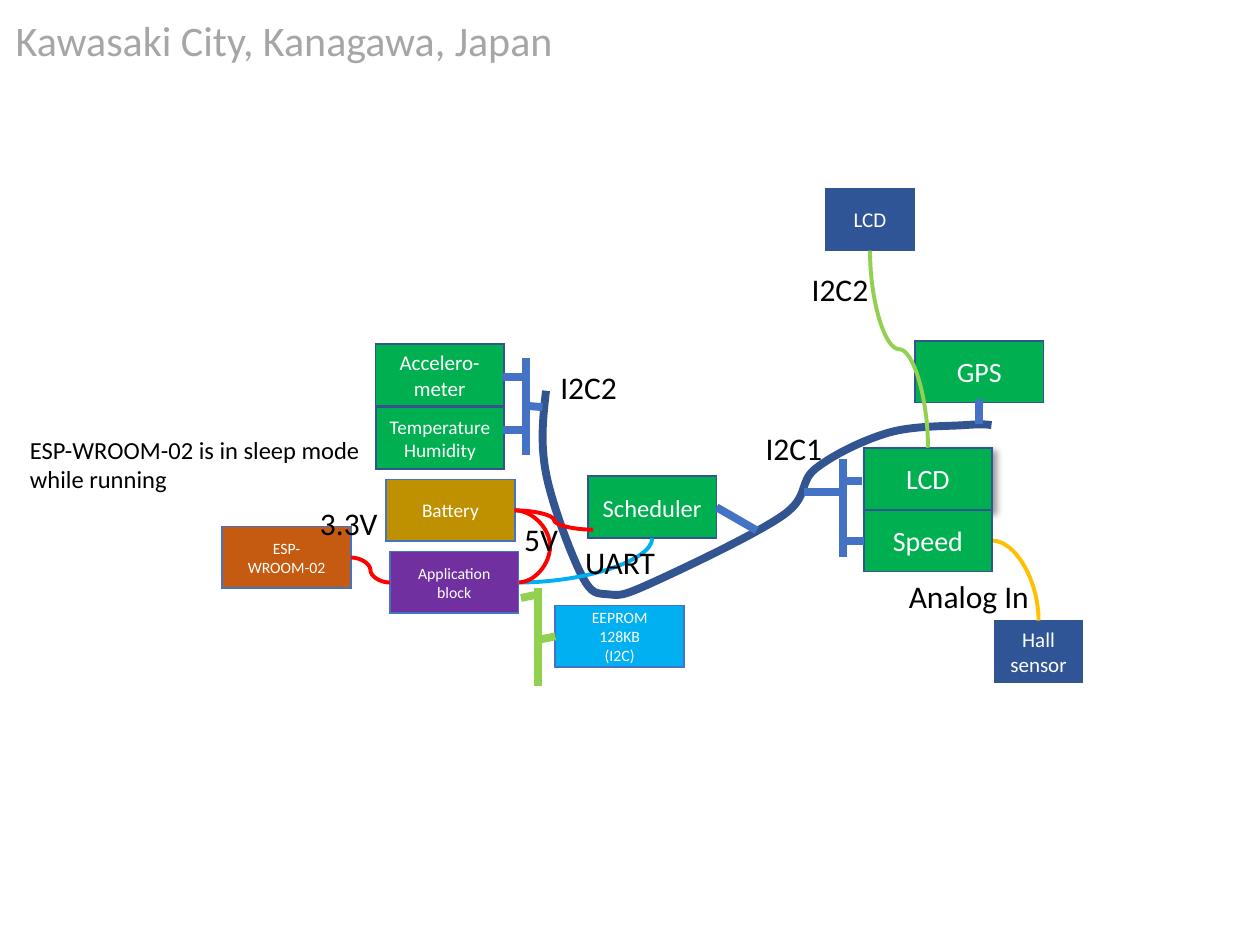
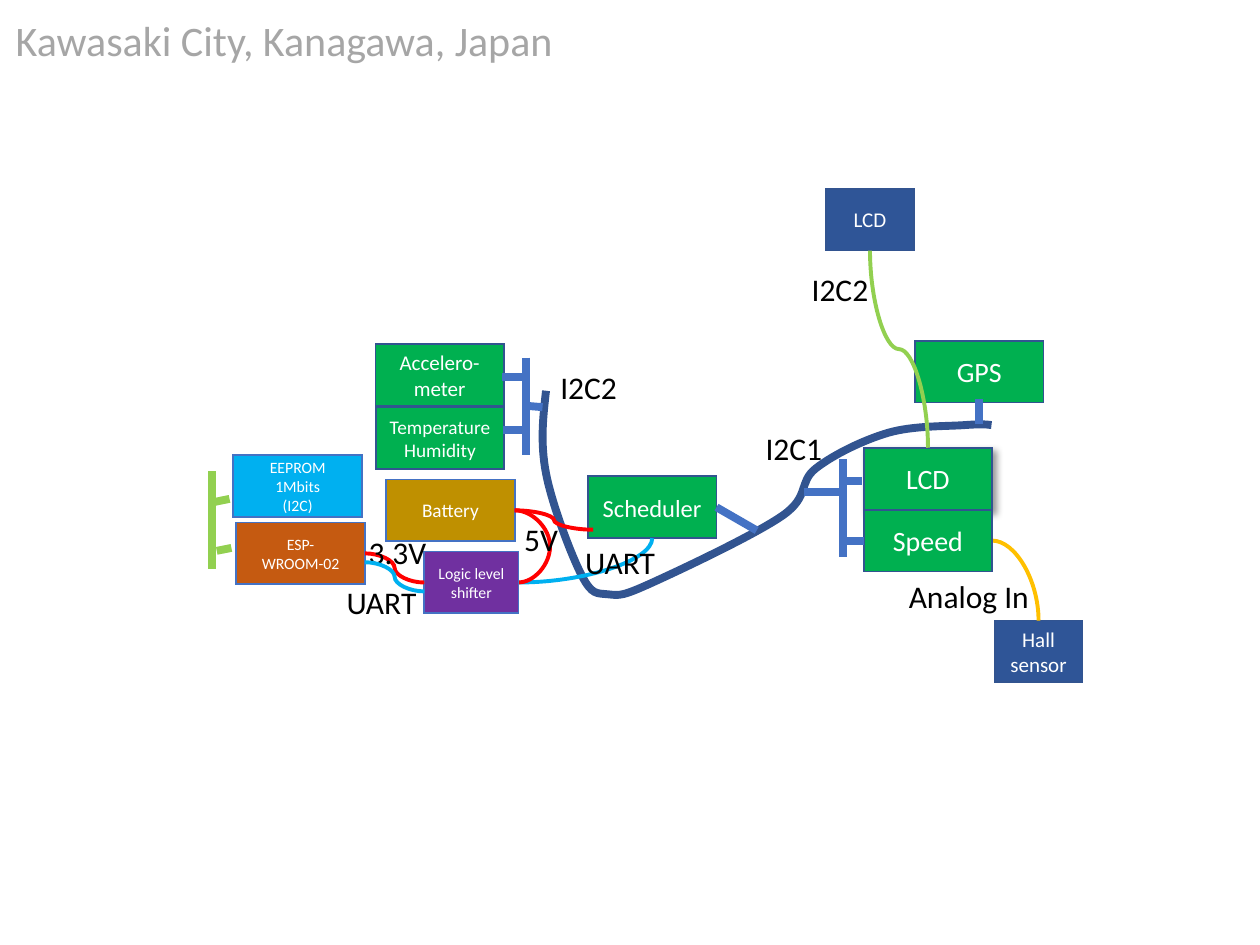
Before and after one commit to araobp/bicycle, a slide deck: slide 1 of doc/network.pptx. Drawn at 1260x945 pixels with LibreOffice and Linux fonts; fonts in the diff are those of the drawing; background and template pictures are left out. Boxes give left, top, right and bottom in pixels: in the first picture for what was removed or moved away, otherwise in the second. Text is boxed around its words. In the diff, an @@ line names an element or a change of style, - is before the commit and + after.

```diff
--- a/doc/network.pptx
+++ b/doc/network.pptx
@@ text removed at [30, 442, 360, 493] @@
-ESP-WROOM-02 is in sleep mode while running
@@ line moved from (538, 588) - (538, 685) to (213, 471) - (213, 570) @@
@@ rectangle "EEPROM": place and size @@
-rectangle "EEPROM" at [556, 606, 684, 668]
+rectangle "EEPROM" at [233, 455, 362, 517]
@@ line moved from (556, 636) - (541, 639) to (229, 499) - (215, 501) @@
@@ text in rectangle at [275, 481, 320, 492]: text changed @@
-128KB
+1Mbits
@@ rectangle "ESP-WROOM-02": place and size @@
-rectangle "ESP-WROOM-02" at [222, 527, 350, 588]
+rectangle "ESP-WROOM-02" at [236, 523, 364, 585]
@@ text "3.3V" rewrapped from [320, 514, 378, 542] to [369, 538, 427, 572] @@
@@ line moved from (536, 595) - (520, 598) to (232, 548) - (217, 551) @@
@@ curved line moved from (389, 582) - (350, 557) to (425, 582) - (365, 553) @@
@@ curved line added from (425, 591) to (365, 562), #00B0F0 2.25 pt @@
@@ rectangle "Logic level shifter": place and size @@
-rectangle "Logic level shifter" at [389, 552, 518, 614]
+rectangle "Logic level shifter" at [425, 552, 519, 614]
@@ text in rectangle at [438, 568, 505, 598]: text changed @@
-Application block
+Logic level shifter
@@ text added at [346, 588, 416, 615], 18 pt, text #000000 @@
+UART
```
Also in this commit, not shown: 1 other file.
